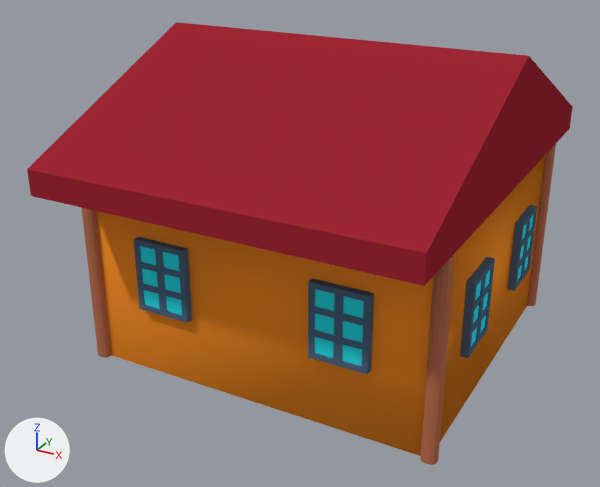
What one commit did to the Blender file Assets/Models/Buildings/In Regular Prefab/dwelling_build_1.blend.
Camera for both pictures: a camera (50 mm lens) standing at (4.89, -11.03, 8.62) and looking at (-0.33, -1.53, 3.87). Every picture has the same lights, and +X, +Y and +Z are marked at lower left.
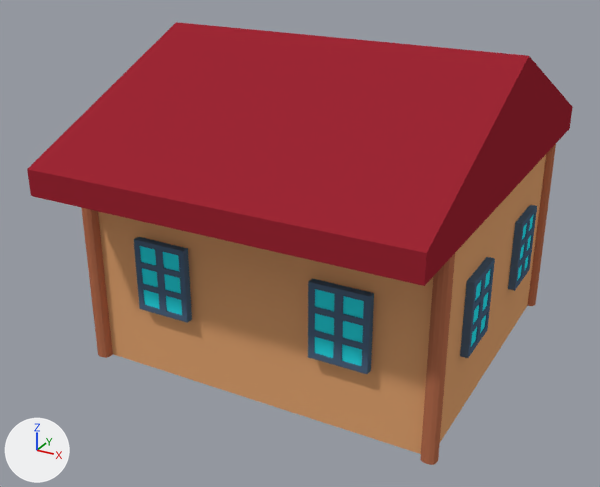
The change, as a list of edits to the scene's bpy script:
```text
Change me_cube_001:
    used by ob_sciany; location = (-0.08, -1.07, 2.36); scale = (13.0, 6.48, 7.99)
    remove me_cube_001.from_pydata(...)  # 11 vertices, 7 faces; spans x -0.189..0.189, y -0.346..0.346, z 0.0..0.364
    add me_cube_001.from_pydata(...)  # 8 vertices, 6 faces; spans x -1.0..1.0, y -1.0..1.0, z 0.0..2.0
    me_cube_001 part 1: the whole mesh is rebuilt
    me_cube_001 part 2: the surface is now shaded flat
Change ob_sciany:
    ob_sciany.scale: (13.0, 6.48, 7.99) -> (2.46, 2.21, 1.57)
```

What differs and where, as boxes [x1, y1, x2, y2] in the pictures (600 x 487 px; the box of a moved part takes in the faces that stretch with it):
'sciany', reshaped, rescaled: before [96, 155, 546, 456]; after [98, 155, 546, 454]
part 1 of me_cube_001, moved or reshaped: before [96, 155, 546, 456]; after [98, 155, 546, 454]
